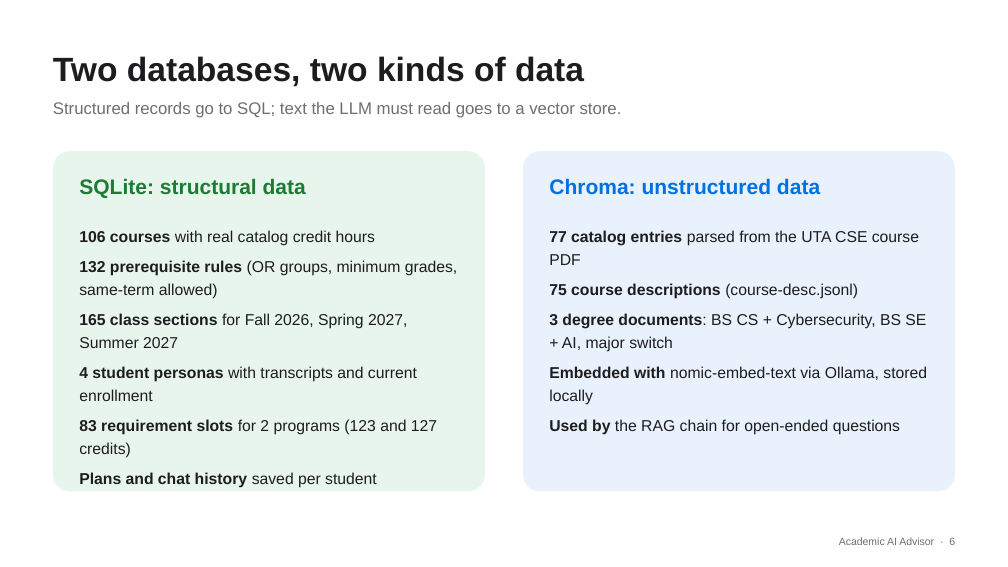
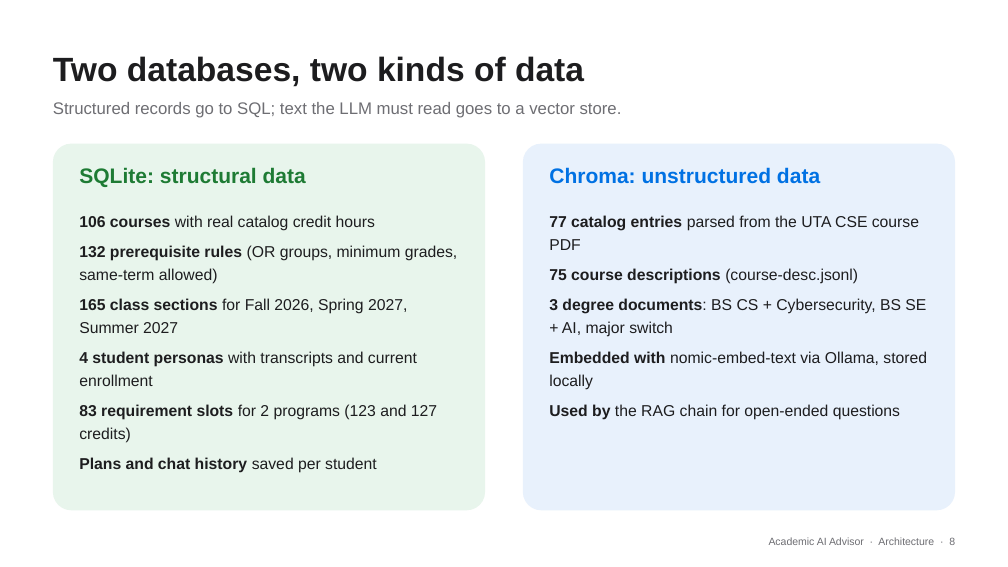
Before and after one commit to JordanTaylorGit/CSE-4392-AI-Academic-Advisor, a slide deck: slide 8 of deliverables/AI_Advisor_Presentation.pptx (slide 6 before the commit). Drawn at 1008x567 pixels with LibreOffice and Linux fonts; fonts in the diff are those of the drawing. Boxes give left, top, right and bottom in pixels: in the first picture for what was removed or moved away, otherwise in the second. Text is boxed around its words. In the diff, an @@ line names an element or a change of style, - is before the commit and + after.

```diff
--- a/deliverables/AI_Advisor_Presentation.pptx
+++ b/deliverables/AI_Advisor_Presentation.pptx
@@ rounded rectangle: place and size @@
-rounded rectangle at box(53, 151, 485, 492)
+rounded rectangle at box(53, 144, 485, 510)
@@ rounded rectangle: place and size @@
-rounded rectangle at box(523, 151, 956, 492)
+rounded rectangle at box(523, 144, 956, 510)
@@ text "SQLite: structural data": place and size @@
-text "SQLite: structural data" at box(79, 178, 306, 198)
+text "SQLite: structural data" at box(79, 167, 306, 187)
@@ text "Chroma: unstructured data": place and size @@
-text "Chroma: unstructured data" at box(549, 178, 820, 195)
+text "Chroma: unstructured data" at box(549, 167, 820, 184)
@@ text "106 courses with real catalog ...": place and size @@
-text "106 courses with real catalog ..." at box(79, 230, 457, 488)
+text "106 courses with real catalog ..." at box(79, 215, 457, 473)
@@ text "77 catalog entries parsed from ...": place and size @@
-text "77 catalog entries parsed from ..." at box(549, 230, 927, 435)
+text "77 catalog entries parsed from ..." at box(549, 215, 927, 420)
@@ text at box(769, 537, 955, 545): text changed @@
-Academic AI Advisor · 6
+Academic AI Advisor · Architecture · 8
```
Also in this commit, not shown: 19 other slides changed, 9 slides added, 2 slides removed, 1 other file.
